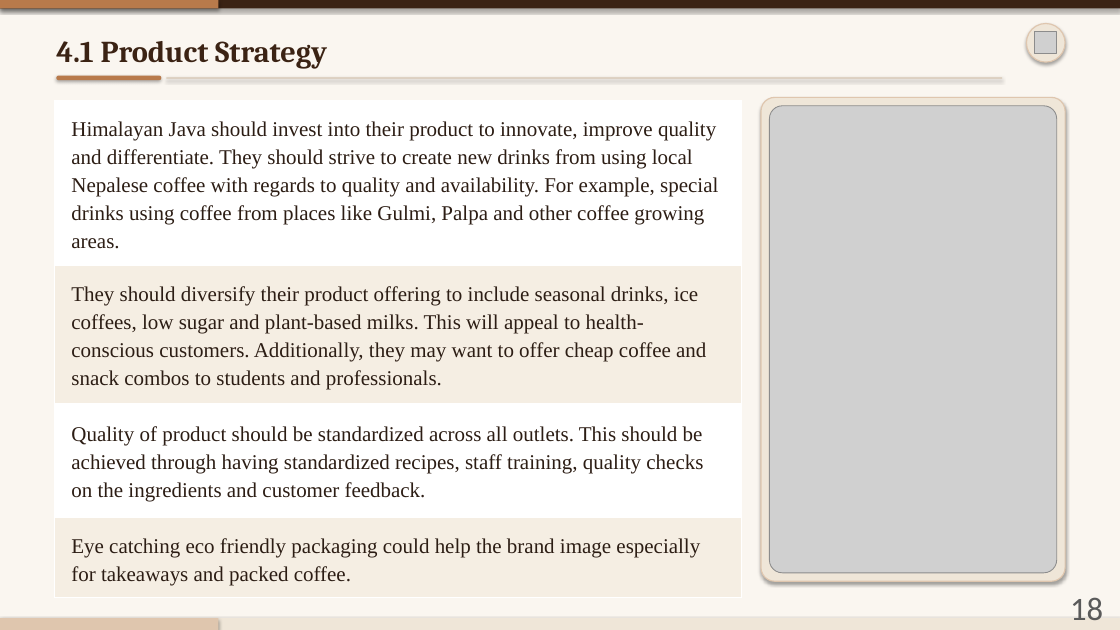
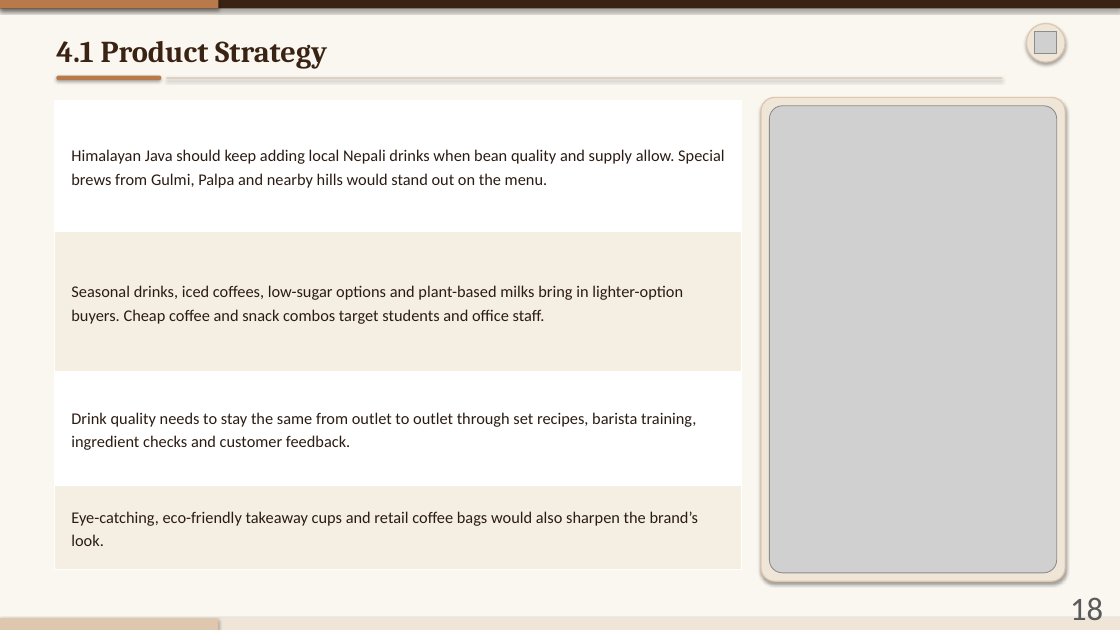
Before and after one commit to AV248/temp, a slide deck: slide 18 of Himalayan_Java_Presentation_Numbered.pptx. Drawn at 1120x630 pixels with LibreOffice and Linux fonts; fonts in the diff are those of the drawing; grey boxes stand for pictures. Boxes give left, top, right and bottom in pixels: in the first picture for what was removed or moved away, otherwise in the second. Text is boxed around its words. In the diff, an @@ line names an element or a change of style, - is before the commit and + after.

```diff
--- a/Himalayan_Java_Presentation_Numbered.pptx
+++ b/Himalayan_Java_Presentation_Numbered.pptx
@@ table at (x1=55, y1=101, x2=742, y2=570) @@
-row 1, column 1: Himalayan Java should invest into their product to innovate, improve quality and differentiate. They should strive to create new drinks from using local Nepalese coffee with regards to quality and availability. For example, special drinks using coffee from places like Gulmi, Palpa and other coffee growing areas.
+row 1, column 1: Himalayan Java should keep adding local Nepali drinks when bean quality and supply allow. Special brews from Gulmi, Palpa and nearby hills would stand out on the menu.
-row 2, column 1: They should diversify their product offering to include seasonal drinks, ice coffees, low sugar and plant-based milks. This will appeal to health-conscious customers. Additionally, they may want to offer cheap coffee and snack combos to students and professionals.
+row 2, column 1: Seasonal drinks, iced coffees, low-sugar options and plant-based milks bring in lighter-option buyers. Cheap coffee and snack combos target students and office staff.
-row 3, column 1: Quality of product should be standardized across all outlets. This should be achieved through having standardized recipes, staff training, quality checks on the ingredients and customer feedback.
+row 3, column 1: Drink quality needs to stay the same from outlet to outlet through set recipes, barista training, ingredient checks and customer feedback.
-row 4, column 1: Eye catching eco friendly packaging could help the brand image especially for takeaways and packed coffee.
+row 4, column 1: Eye-catching, eco-friendly takeaway cups and retail coffee bags would also sharpen the brand’s look.
```
Also in this commit, not shown: 21 other slides changed, 1 slide added, 1 slide removed.
